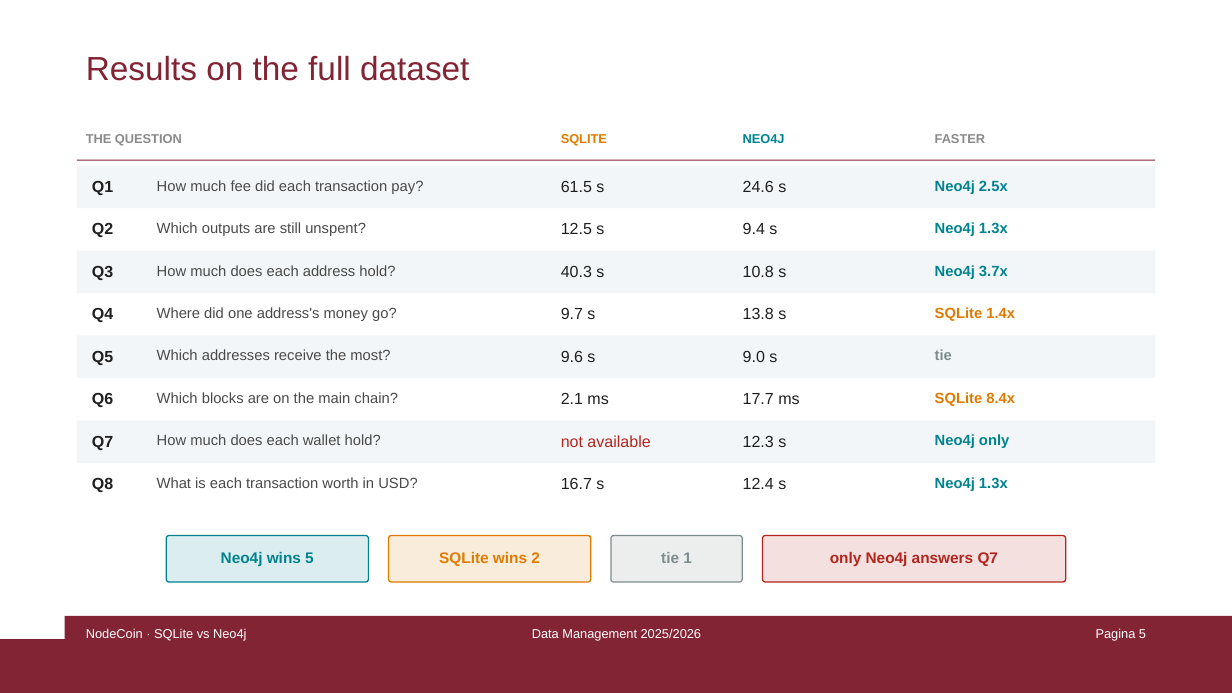
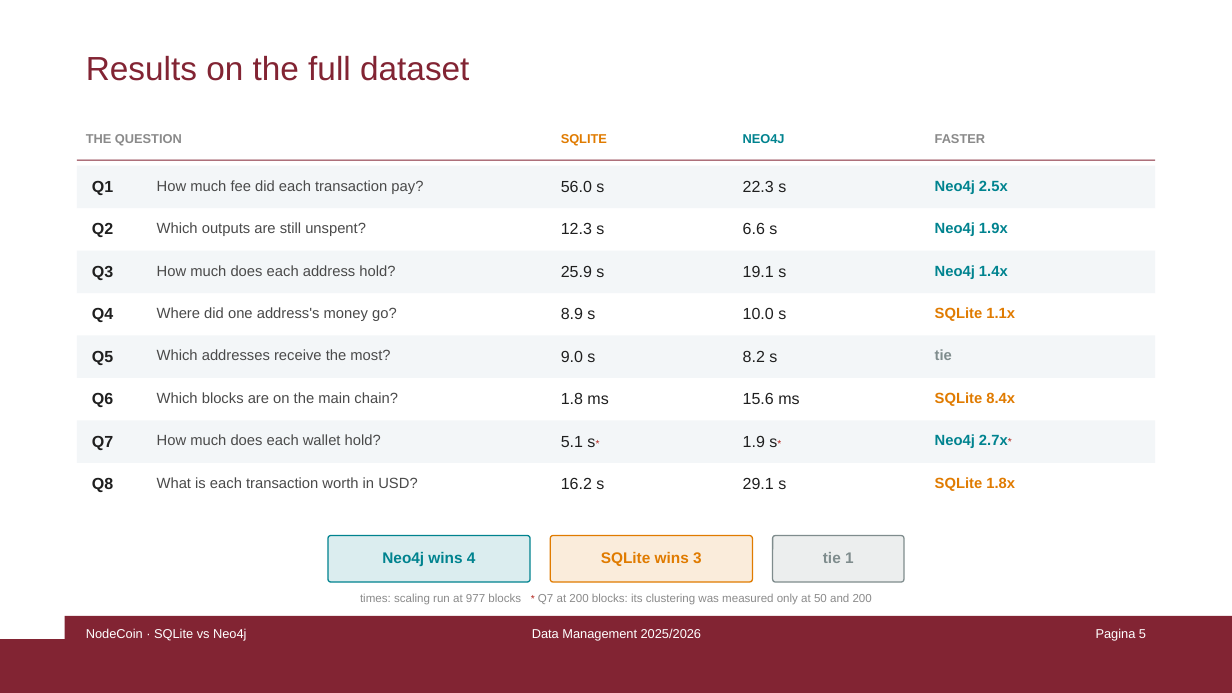
Before and after one commit to damspada/graph-relational-bitcoin-analyzer-project, a slide deck: slide 5 of presentation/NodeCoin - Damiano Spadaccini.pptx. Drawn at 1232x693 pixels with LibreOffice and Linux fonts; fonts in the diff are those of the drawing. Boxes give left, top, right and bottom in pixels: in the first picture for what was removed or moved away, otherwise in the second. Text is boxed around its words. In the diff, an @@ line names an element or a change of style, - is before the commit and + after.

```diff
--- a/presentation/NodeCoin - Damiano Spadaccini.pptx
+++ b/presentation/NodeCoin - Damiano Spadaccini.pptx
@@ text at (x1=561, y1=181, x2=604, y2=192): text changed @@
-61.5 s
+56.0 s
@@ text at (x1=743, y1=181, x2=786, y2=192): text changed @@
-24.6 s
+22.3 s
@@ text at (x1=561, y1=223, x2=604, y2=234): text changed @@
-12.5 s
+12.3 s
@@ text at (x1=743, y1=223, x2=777, y2=234): text changed @@
-9.4 s
+6.6 s
@@ text at (x1=935, y1=222, x2=1008, y2=236): text changed @@
-Neo4j 1.3x
+Neo4j 1.9x
@@ text at (x1=561, y1=266, x2=604, y2=277): text changed @@
-40.3 s
+25.9 s
@@ text at (x1=743, y1=266, x2=786, y2=277): text changed @@
-10.8 s
+19.1 s
@@ text at (x1=935, y1=265, x2=1008, y2=279): text changed @@
-Neo4j 3.7x
+Neo4j 1.4x
@@ text at (x1=561, y1=308, x2=595, y2=319): text changed @@
-9.7 s
+8.9 s
@@ text at (x1=743, y1=308, x2=786, y2=319): text changed @@
-13.8 s
+10.0 s
@@ text at (x1=935, y1=307, x2=1015, y2=321): text changed @@
-SQLite 1.4x
+SQLite 1.1x
@@ text at (x1=561, y1=351, x2=595, y2=362): text changed @@
-9.6 s
+9.0 s
@@ text at (x1=743, y1=351, x2=777, y2=362): text changed @@
-9.0 s
+8.2 s
@@ text at (x1=561, y1=393, x2=608, y2=404): text changed @@
-2.1 ms
+1.8 ms
@@ text at (x1=743, y1=393, x2=799, y2=404): text changed @@
-17.7 ms
+15.6 ms
@@ text at (x1=561, y1=436, x2=595, y2=447): text changed; text colour #B3261E to #1F1F1F @@
-not available
+5.1 s*
@@ text at (x1=743, y1=436, x2=777, y2=447): text changed @@
-12.3 s
+1.9 s*
@@ text at (x1=935, y1=434, x2=1008, y2=448): text changed @@
-Neo4j only
+Neo4j 2.7x*
@@ text at (x1=561, y1=478, x2=604, y2=489): text changed @@
-16.7 s
+16.2 s
@@ text at (x1=743, y1=478, x2=786, y2=489): text changed @@
-12.4 s
+29.1 s
@@ text at (x1=935, y1=477, x2=1015, y2=491): text changed; text colour #00838F to #E07B00 @@
-Neo4j 1.3x
+SQLite 1.8x
@@ 3 rounded rectangles, 1 text moved together from (x1=166, y1=536, x2=742, y2=582) to (x1=328, y1=536, x2=904, y2=582) @@
@@ rounded rectangle removed at (x1=762, y1=536, x2=1066, y2=582) @@
@@ text at (x1=382, y1=552, x2=476, y2=566): text changed @@
-Neo4j wins 5
+Neo4j wins 4
@@ text at (x1=601, y1=552, x2=702, y2=566): text changed @@
-SQLite wins 2
+SQLite wins 3
@@ text removed at (x1=830, y1=552, x2=999, y2=566) @@
-only Neo4j answers Q7
@@ text added at (x1=360, y1=593, x2=872, y2=605), 9 pt, text #8A8A8A @@
+times: scaling run at 977 blocks * Q7 at 200 blocks: its clustering was measured only at 50 and 200
```
Also in this commit, not shown: 9 other slides changed, 27 other files.
